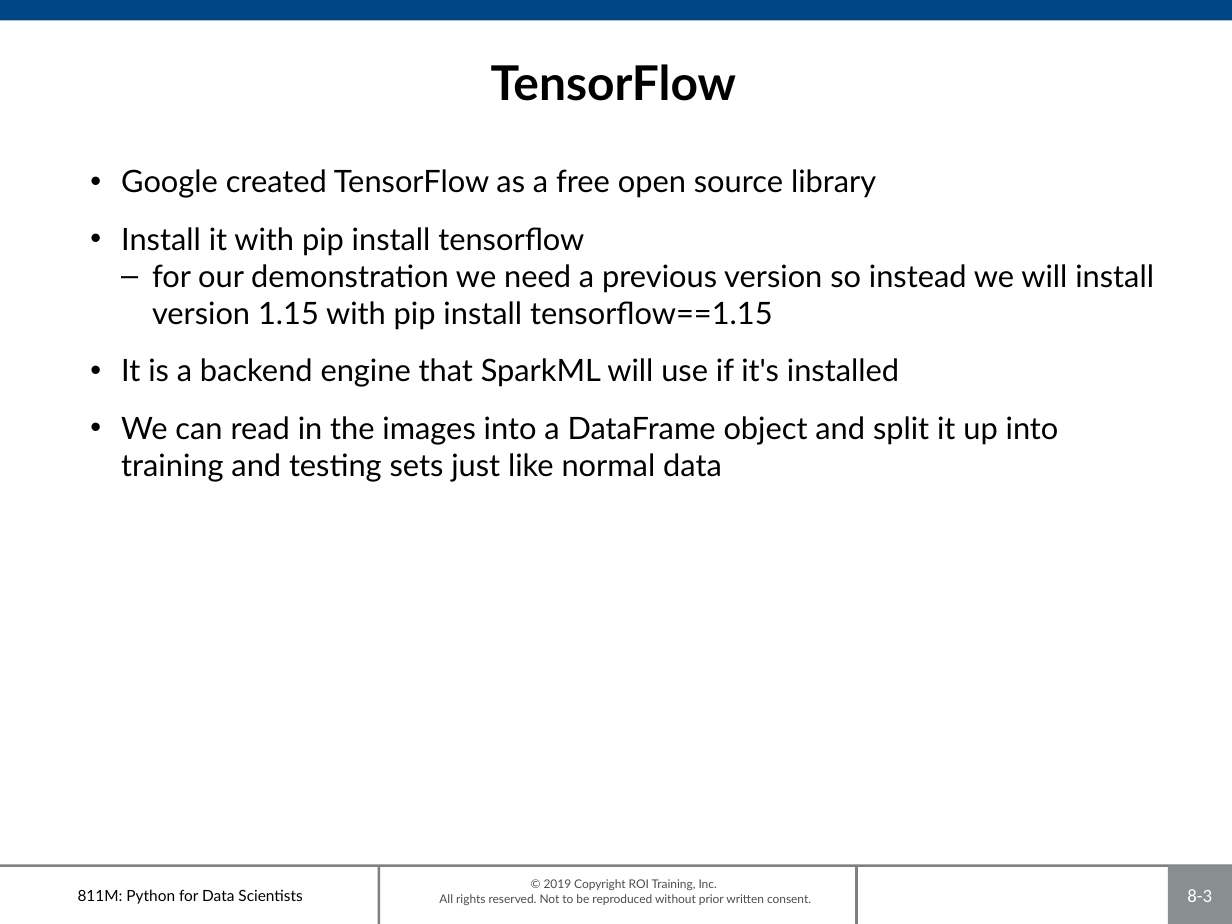
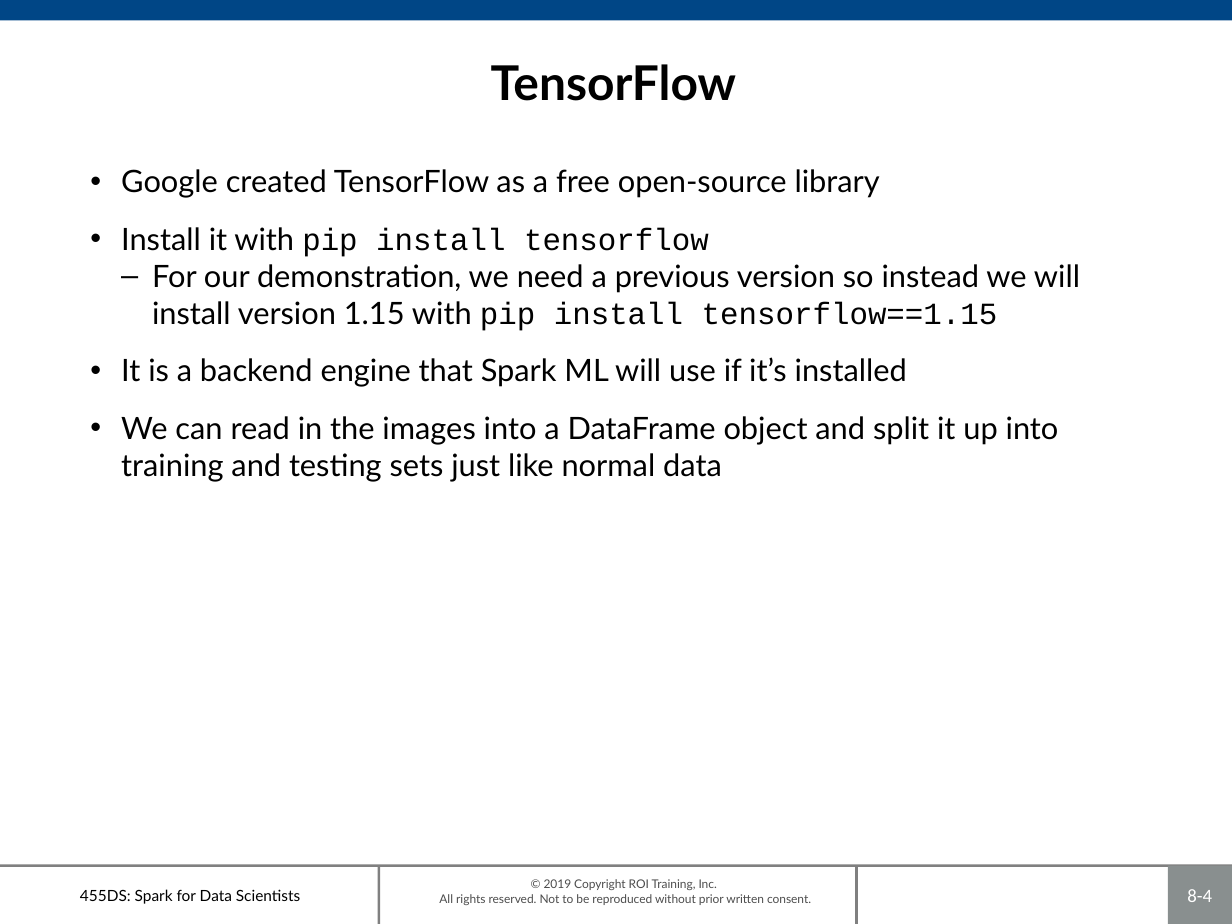
Before and after one commit to roitraining/SparkforDataScientists, a slide deck: slide 4 of 455DS-Ch08_DeepLearning.pptx (slide 3 before the commit). Drawn at 1232x924 pixels with LibreOffice and Linux fonts; fonts in the diff are those of the drawing; background and template pictures are left out. Boxes give left, top, right and bottom in pixels: in the first picture for what was removed or moved away, otherwise in the second. Text is boxed around its words. In the diff, an @@ line names an element or a change of style, - is before the commit and + after.

```diff
--- a/455DS-Ch08_DeepLearning.pptx
+++ b/455DS-Ch08_DeepLearning.pptx
@@ text at (121,169,880,198): text changed @@
-• Google created TensorFlow as a free open source library
+• Google created TensorFlow as a free open-source library
@@ text at (121,227,709,257): font Lato to Courier New in "pip install tensorflow" @@
@@ text at (121,264,1080,387): text changed @@
-  – for our demonstration we need a previous version so instead we will install version 1.15 with pip install tensorflow==1.15
-• It is a backend engine that SparkML will use if it's installed
+  – For our demonstration, we need a previous version so instead we will install version 1.15 with pip install tensorflow==1.15
+• It is a backend engine that Spark ML will use if it’s installed
@@ text at (80,889,300,904): text changed @@
-811M: Python for Data Scientists
+455DS: Spark for Data Scientists
@@ page number at (1187,889,1212,902): text changed @@
-8-3
+8-4
```
Also in this commit, not shown: 7 other slides changed, 1 slide added, 10 other files.
